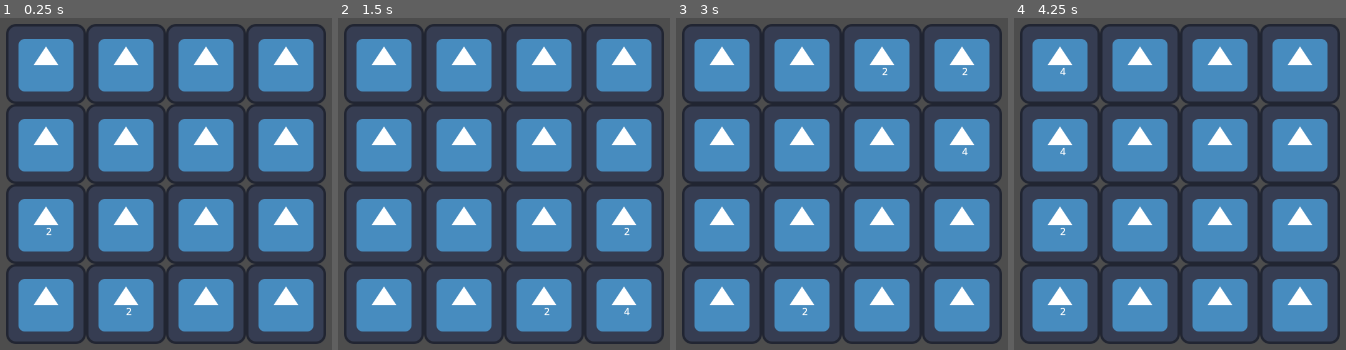
Above: before the commit, frames 1-4 (left to right).
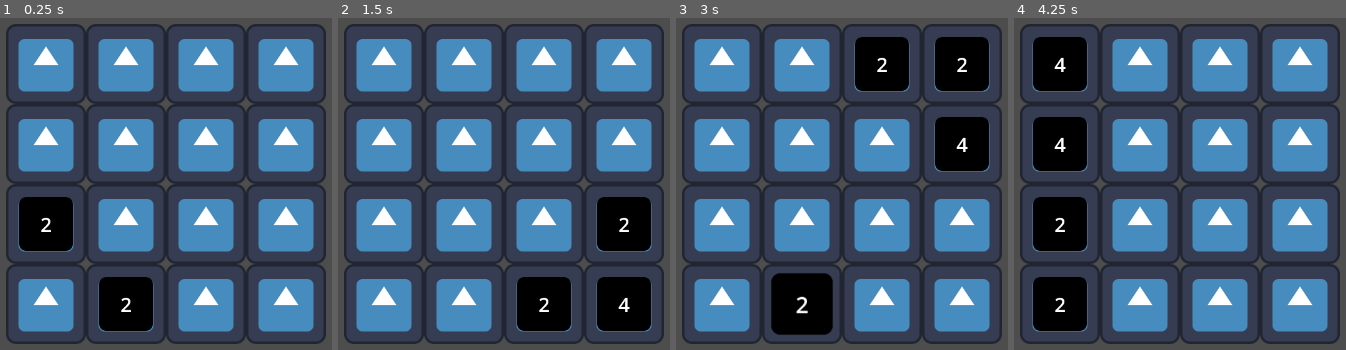
Above: after the commit, the same moments.

Repository: asa-kaya/2048TD
Game: Godot game, scene res://game.tscn
Same seed, same stepped clock (60 frames per second), same inputs: the game is played once before the commit and once after it. The engine's default icon, where the game draws it, is replaced by a stand-in: a white triangle on a blue panel in a dark square.
Inputs:
- Up to frame 1 (0.25 s): no input
- Up to frame 2 (1.5 s): tap Enter at 0.5 s; hold D (shift_right) 0.53-1.28 s; tap Space at 1.25 s; hold S (shift_down) from 1.28 s (still down)
- Up to frame 3 (3 s): tap Enter at 2 s; release S (shift_down) at 2.03 s; hold D (shift_right) 2.03-2.78 s; tap Space at 2.75 s; hold W (shift_up) from 2.78 s (still down)
- Up to frame 4 (4.25 s): tap Enter at 3.5 s; release W (shift_up) at 3.53 s; hold A (shift_left) from 3.53 s (still down)

The runs differ from the first frame. In frame 1, 5.2% of the frame differs, in the area x 5-47%, y 53-95%; in frame 2, 7.8%; in frame 3, 11%, in the area x 28-95%, y 5-96%; in frame 4, 10%.

Commit message:
added animations and cell values are clearer

Diff:
--- a/cell/cell.gd
+++ b/cell/cell.gd
@@ -21,7 +21,7 @@
 func get_neighbor(direction: Vector2) -> Cell:
 	return grid.get_neighbor_cell(self, direction)
 
-func update_object():
+func update_object(do_popout_animation: bool):
 	if object:
 		object.queue_free()
 		object = null
@@ -32,4 +32,10 @@
 	var idx := int(log(value) / log(2)) - 1
 
 	object = object_pool[idx].duplicate()
+	object.z_index = 2
 	add_child(object)
+
+	if do_popout_animation:
+		var popout_tween := get_tree().create_tween()
+		popout_tween.tween_property(object, "scale", scale * 1.2, 0.05)
+		popout_tween.tween_property(object, "scale", scale, 0.05)
--- a/game.tscn
+++ b/game.tscn
@@ -11,3 +11,4 @@
 
 [node name="Grid" parent="." instance=ExtResource("2_ano0u")]
 position = Vector2(640, 360)
+shift_duration = 0.05
--- a/game_manager.gd
+++ b/game_manager.gd
@@ -29,13 +29,13 @@
 func _unhandled_input(event):
 	var grid_has_shifted := false
 	if Input.is_action_just_pressed("shift_up"):
-		grid_has_shifted = grid.shift(Grid.Direction.UP)
+		grid_has_shifted = await grid.shift(Grid.Direction.UP)
 	elif Input.is_action_just_pressed("shift_left"):
-		grid_has_shifted = grid.shift(Grid.Direction.LEFT)
+		grid_has_shifted = await grid.shift(Grid.Direction.LEFT)
 	elif Input.is_action_just_pressed("shift_down"):
-		grid_has_shifted = grid.shift(Grid.Direction.DOWN)
+		grid_has_shifted = await grid.shift(Grid.Direction.DOWN)
 	elif Input.is_action_just_pressed("shift_right"):
-		grid_has_shifted = grid.shift(Grid.Direction.RIGHT)
+		grid_has_shifted = await grid.shift(Grid.Direction.RIGHT)
 
 	if grid_has_shifted:
 		grid.populate_random_empty_cell()
--- a/grid/grid.gd
+++ b/grid/grid.gd
@@ -3,6 +3,7 @@
 
 @export var cell_prefab: PackedScene
 @export var object_pool: Array[Node2D]
+@export var shift_duration: float = 1
 #@onready var test := preload("res://battleships/common/cell_item/tiles/sea/sea_tile.tscn")
 
 enum Direction { UP, LEFT, DOWN, RIGHT }
@@ -13,6 +14,9 @@
 var grid_height: int
 var reversed: bool
 
+var active_tweens: Array[Tween]
+
+signal all_tweens_finished
 
 func setup(grid_layout: Array[int], size: int, width: int, is_player: bool, reverse: bool = false):
 	self.grid_width = width
@@ -36,7 +40,7 @@
 		c.value = grid_layout[i]
 		add_child(c)
 
-		c.update_object()
+		c.update_object(true)
 
 
 func shift(direction: Direction) -> bool:
@@ -75,6 +79,7 @@
 		end_y =  - 1
 
 	var has_shifted = false
+	active_tweens = []
 	for x in range(start_x, end_x, scan_dir.x):
 		for y in range(start_y, end_y, scan_dir.y):
 			if try_shift_cell_at(Vector2i(x, y), shift_dir):
@@ -83,6 +88,8 @@
 	if has_shifted:
 		print("successfully shifted")
 		grid.map(func(cell): cell.can_merge = true)
+
+	await all_tweens_finished
 
 	return has_shifted
 
@@ -94,14 +101,26 @@
 
 	var destination_cell := get_last_valid_cell_in_direction(grid_position, direction, current_cell.value, current_cell)
 	if destination_cell and (current_cell != destination_cell) and (current_cell.value == destination_cell.value or destination_cell.value == 0):
-		if destination_cell.value != 0:
+		var cells_merged := destination_cell.value != 0
+		if cells_merged:
 			destination_cell.can_merge = false
 
 		destination_cell.value += current_cell.value
 		current_cell.value = 0
 
-		destination_cell.update_object()
-		current_cell.update_object()
+		# animate cell shifting
+		var tween := get_tree().create_tween()
+		var tween_duration := absf(current_cell.global_position.distance_to(destination_cell.global_position) / cell_size) * shift_duration
+		tween.tween_property(current_cell.object, "global_position", destination_cell.global_position, tween_duration)
+		tween.tween_callback(func():
+			destination_cell.update_object(cells_merged)
+			current_cell.update_object(true)
+			active_tweens.pop_back()
+
+			if active_tweens.size() <= 0:
+				all_tweens_finished.emit()
+		)
+		active_tweens.push_back(tween)
 
 		return true
 	else:
@@ -126,7 +145,7 @@
 	var randIdx := randi_range(0, empty_cells.size() - 1)
 
 	empty_cells[randIdx].value = 2
-	empty_cells[randIdx].update_object()
+	empty_cells[randIdx].update_object(true)
 
 func get_cell(x: int, y: int, supress_out_of_range: bool = false) -> Cell:
 	if not supress_out_of_range:
--- a/grid_objects/tower_1024.tscn
+++ b/grid_objects/tower_1024.tscn
@@ -1,8 +1,30 @@
-[gd_scene format=3 uid="uid://bwvnxwfrjxk0o"]
+[gd_scene load_steps=3 format=3 uid="uid://bwvnxwfrjxk0o"]
+
+[ext_resource type="Texture2D" uid="uid://bw3w17maqah88" path="res://icon.svg" id="1_agfyt"]
+
+[sub_resource type="LabelSettings" id="LabelSettings_c1836"]
+font_size = 32
 
 [node name="Tower1024" type="Node2D"]
 
+[node name="Sprite2D" type="Sprite2D" parent="."]
+modulate = Color(0, 0, 0, 1)
+scale = Vector2(0.67, 0.67)
+texture = ExtResource("1_agfyt")
+
 [node name="Label" type="Label" parent="."]
-offset_right = 40.0
-offset_bottom = 23.0
+anchors_preset = 8
+anchor_left = 0.5
+anchor_top = 0.5
+anchor_right = 0.5
+anchor_bottom = 0.5
+offset_left = -20.0
+offset_top = -11.5
+offset_right = 20.0
+offset_bottom = 11.5
+grow_horizontal = 2
+grow_vertical = 2
 text = "1024"
+label_settings = SubResource("LabelSettings_c1836")
+horizontal_alignment = 1
+vertical_alignment = 1
--- a/grid_objects/tower_128.tscn
+++ b/grid_objects/tower_128.tscn
@@ -1,7 +1,30 @@
-[gd_scene format=3 uid="uid://cve1f0gflob3j"]
+[gd_scene load_steps=3 format=3 uid="uid://cve1f0gflob3j"]
+
+[ext_resource type="Texture2D" uid="uid://bw3w17maqah88" path="res://icon.svg" id="1_8mf8t"]
+
+[sub_resource type="LabelSettings" id="LabelSettings_rwl0d"]
+font_size = 32
 
 [node name="Tower128" type="Node2D"]
 
+[node name="Sprite2D" type="Sprite2D" parent="."]
+modulate = Color(0, 0, 0, 1)
+scale = Vector2(0.67, 0.67)
+texture = ExtResource("1_8mf8t")
+
 [node name="Label" type="Label" parent="."]
-offset_right = 40.0
-offset_bottom = 23.0
+anchors_preset = 8
+anchor_left = 0.5
+anchor_top = 0.5
+anchor_right = 0.5
+anchor_bottom = 0.5
+offset_left = -20.0
+offset_top = -11.5
+offset_right = 20.0
+offset_bottom = 11.5
+grow_horizontal = 2
+grow_vertical = 2
+text = "128"
+label_settings = SubResource("LabelSettings_rwl0d")
+horizontal_alignment = 1
+vertical_alignment = 1
--- a/grid_objects/tower_16.tscn
+++ b/grid_objects/tower_16.tscn
@@ -1,8 +1,30 @@
-[gd_scene format=3 uid="uid://ugfm0hw7chwm"]
+[gd_scene load_steps=3 format=3 uid="uid://ugfm0hw7chwm"]
+
+[ext_resource type="Texture2D" uid="uid://bw3w17maqah88" path="res://icon.svg" id="1_xjyt8"]
+
+[sub_resource type="LabelSettings" id="LabelSettings_qdhix"]
+font_size = 32
 
 [node name="Tower16" type="Node2D"]
 
+[node name="Sprite2D" type="Sprite2D" parent="."]
+modulate = Color(0, 0, 0, 1)
+scale = Vector2(0.67, 0.67)
+texture = ExtResource("1_xjyt8")
+
 [node name="Label" type="Label" parent="."]
-offset_right = 40.0
-offset_bottom = 23.0
+anchors_preset = 8
+anchor_left = 0.5
+anchor_top = 0.5
+anchor_right = 0.5
+anchor_bottom = 0.5
+offset_left = -20.0
+offset_top = -11.5
+offset_right = 20.0
+offset_bottom = 11.5
+grow_horizontal = 2
+grow_vertical = 2
 text = "16"
+label_settings = SubResource("LabelSettings_qdhix")
+horizontal_alignment = 1
+vertical_alignment = 1
--- a/grid_objects/tower_2.tscn
+++ b/grid_objects/tower_2.tscn
@@ -1,8 +1,30 @@
-[gd_scene format=3 uid="uid://bn6x0n3cfc12o"]
+[gd_scene load_steps=3 format=3 uid="uid://bn6x0n3cfc12o"]
+
+[ext_resource type="Texture2D" uid="uid://bw3w17maqah88" path="res://icon.svg" id="1_ugdiy"]
+
+[sub_resource type="LabelSettings" id="LabelSettings_umlpg"]
+font_size = 32
 
 [node name="Tower2" type="Node2D"]
 
+[node name="Sprite2D" type="Sprite2D" parent="."]
+modulate = Color(0, 0, 0, 1)
+scale = Vector2(0.67, 0.67)
+texture = ExtResource("1_ugdiy")
+
 [node name="Label" type="Label" parent="."]
-offset_right = 40.0
-offset_bottom = 23.0
+anchors_preset = 8
+anchor_left = 0.5
+anchor_top = 0.5
+anchor_right = 0.5
+anchor_bottom = 0.5
+offset_left = -20.0
+offset_top = -11.5
+offset_right = 20.0
+offset_bottom = 11.5
+grow_horizontal = 2
+grow_vertical = 2
 text = "2"
+label_settings = SubResource("LabelSettings_umlpg")
+horizontal_alignment = 1
+vertical_alignment = 1
--- a/grid_objects/tower_2048.tscn
+++ b/grid_objects/tower_2048.tscn
@@ -1,8 +1,30 @@
-[gd_scene format=3 uid="uid://bq2n3sow1qhdr"]
+[gd_scene load_steps=3 format=3 uid="uid://bq2n3sow1qhdr"]
+
+[ext_resource type="Texture2D" uid="uid://bw3w17maqah88" path="res://icon.svg" id="1_j7ptd"]
+
+[sub_resource type="LabelSettings" id="LabelSettings_thso5"]
+font_size = 32
 
 [node name="Tower2048" type="Node2D"]
 
+[node name="Sprite2D" type="Sprite2D" parent="."]
+modulate = Color(0, 0, 0, 1)
+scale = Vector2(0.67, 0.67)
+texture = ExtResource("1_j7ptd")
+
 [node name="Label" type="Label" parent="."]
-offset_right = 40.0
-offset_bottom = 23.0
+anchors_preset = 8
+anchor_left = 0.5
+anchor_top = 0.5
+anchor_right = 0.5
+anchor_bottom = 0.5
+offset_left = -20.0
+offset_top = -11.5
+offset_right = 20.0
+offset_bottom = 11.5
+grow_horizontal = 2
+grow_vertical = 2
 text = "2048"
+label_settings = SubResource("LabelSettings_thso5")
+horizontal_alignment = 1
+vertical_alignment = 1
--- a/grid_objects/tower_256.tscn
+++ b/grid_objects/tower_256.tscn
@@ -1,8 +1,30 @@
-[gd_scene format=3 uid="uid://84usq35p7u7t"]
+[gd_scene load_steps=3 format=3 uid="uid://84usq35p7u7t"]
+
+[ext_resource type="Texture2D" uid="uid://bw3w17maqah88" path="res://icon.svg" id="1_24urr"]
+
+[sub_resource type="LabelSettings" id="LabelSettings_h2k2y"]
+font_size = 32
 
 [node name="Tower256" type="Node2D"]
 
+[node name="Sprite2D" type="Sprite2D" parent="."]
+modulate = Color(0, 0, 0, 1)
+scale = Vector2(0.67, 0.67)
+texture = ExtResource("1_24urr")
+
 [node name="Label" type="Label" parent="."]
-offset_right = 40.0
-offset_bottom = 23.0
+anchors_preset = 8
+anchor_left = 0.5
+anchor_top = 0.5
+anchor_right = 0.5
+anchor_bottom = 0.5
+offset_left = -20.0
+offset_top = -11.5
+offset_right = 20.0
+offset_bottom = 11.5
+grow_horizontal = 2
+grow_vertical = 2
 text = "256"
+label_settings = SubResource("LabelSettings_h2k2y")
+horizontal_alignment = 1
+vertical_alignment = 1
--- a/grid_objects/tower_32.tscn
+++ b/grid_objects/tower_32.tscn
@@ -1,8 +1,30 @@
-[gd_scene format=3 uid="uid://bcuvcifdk8aje"]
+[gd_scene load_steps=3 format=3 uid="uid://bcuvcifdk8aje"]
+
+[ext_resource type="Texture2D" uid="uid://bw3w17maqah88" path="res://icon.svg" id="1_tph0b"]
+
+[sub_resource type="LabelSettings" id="LabelSettings_68yee"]
+font_size = 32
 
 [node name="Tower32" type="Node2D"]
 
+[node name="Sprite2D" type="Sprite2D" parent="."]
+modulate = Color(0, 0, 0, 1)
+scale = Vector2(0.67, 0.67)
+texture = ExtResource("1_tph0b")
+
 [node name="Label" type="Label" parent="."]
-offset_right = 40.0
-offset_bottom = 23.0
+anchors_preset = 8
+anchor_left = 0.5
+anchor_top = 0.5
+anchor_right = 0.5
+anchor_bottom = 0.5
+offset_left = -20.0
+offset_top = -11.5
+offset_right = 20.0
+offset_bottom = 11.5
+grow_horizontal = 2
+grow_vertical = 2
 text = "32"
+label_settings = SubResource("LabelSettings_68yee")
+horizontal_alignment = 1
+vertical_alignment = 1
--- a/grid_objects/tower_4.tscn
+++ b/grid_objects/tower_4.tscn
@@ -1,8 +1,30 @@
-[gd_scene format=3 uid="uid://cwv43kjvruv0u"]
+[gd_scene load_steps=3 format=3 uid="uid://cwv43kjvruv0u"]
+
+[ext_resource type="Texture2D" uid="uid://bw3w17maqah88" path="res://icon.svg" id="1_4wlmb"]
+
+[sub_resource type="LabelSettings" id="LabelSettings_82okb"]
+font_size = 32
 
 [node name="Tower4" type="Node2D"]
 
+[node name="Sprite2D" type="Sprite2D" parent="."]
+modulate = Color(0, 0, 0, 1)
+scale = Vector2(0.67, 0.67)
+texture = ExtResource("1_4wlmb")
+
 [node name="Label" type="Label" parent="."]
-offset_right = 40.0
-offset_bottom = 23.0
+anchors_preset = 8
+anchor_left = 0.5
+anchor_top = 0.5
+anchor_right = 0.5
+anchor_bottom = 0.5
+offset_left = -20.0
+offset_top = -11.5
+offset_right = 20.0
+offset_bottom = 11.5
+grow_horizontal = 2
+grow_vertical = 2
 text = "4"
+label_settings = SubResource("LabelSettings_82okb")
+horizontal_alignment = 1
+vertical_alignment = 1
--- a/grid_objects/tower_512.tscn
+++ b/grid_objects/tower_512.tscn
@@ -1,8 +1,30 @@
-[gd_scene format=3 uid="uid://dqv80kjg1k3g8"]
+[gd_scene load_steps=3 format=3 uid="uid://dqv80kjg1k3g8"]
+
+[ext_resource type="Texture2D" uid="uid://bw3w17maqah88" path="res://icon.svg" id="1_qpbc7"]
+
+[sub_resource type="LabelSettings" id="LabelSettings_d0k8r"]
+font_size = 32
 
 [node name="Tower512" type="Node2D"]
 
+[node name="Sprite2D" type="Sprite2D" parent="."]
+modulate = Color(0, 0, 0, 1)
+scale = Vector2(0.67, 0.67)
+texture = ExtResource("1_qpbc7")
+
 [node name="Label" type="Label" parent="."]
-offset_right = 40.0
-offset_bottom = 23.0
+anchors_preset = 8
+anchor_left = 0.5
+anchor_top = 0.5
+anchor_right = 0.5
+anchor_bottom = 0.5
+offset_left = -20.0
+offset_top = -11.5
+offset_right = 20.0
+offset_bottom = 11.5
+grow_horizontal = 2
+grow_vertical = 2
 text = "512"
+label_settings = SubResource("LabelSettings_d0k8r")
+horizontal_alignment = 1
+vertical_alignment = 1
--- a/grid_objects/tower_64.tscn
+++ b/grid_objects/tower_64.tscn
@@ -1,8 +1,30 @@
-[gd_scene format=3 uid="uid://diefk4f8rmvd8"]
+[gd_scene load_steps=3 format=3 uid="uid://diefk4f8rmvd8"]
+
+[ext_resource type="Texture2D" uid="uid://bw3w17maqah88" path="res://icon.svg" id="1_iqcm8"]
+
+[sub_resource type="LabelSettings" id="LabelSettings_87oik"]
+font_size = 32
 
 [node name="Tower64" type="Node2D"]
 
+[node name="Sprite2D" type="Sprite2D" parent="."]
+modulate = Color(0, 0, 0, 1)
+scale = Vector2(0.67, 0.67)
+texture = ExtResource("1_iqcm8")
+
 [node name="Label" type="Label" parent="."]
-offset_right = 40.0
-offset_bottom = 23.0
+anchors_preset = 8
+anchor_left = 0.5
+anchor_top = 0.5
+anchor_right = 0.5
+anchor_bottom = 0.5
+offset_left = -20.0
+offset_top = -11.5
+offset_right = 20.0
+offset_bottom = 11.5
+grow_horizontal = 2
+grow_vertical = 2
 text = "64"
+label_settings = SubResource("LabelSettings_87oik")
+horizontal_alignment = 1
+vertical_alignment = 1
--- a/grid_objects/tower_8.tscn
+++ b/grid_objects/tower_8.tscn
@@ -1,8 +1,30 @@
-[gd_scene format=3 uid="uid://c6skigau7brau"]
+[gd_scene load_steps=3 format=3 uid="uid://c6skigau7brau"]
+
+[ext_resource type="Texture2D" uid="uid://bw3w17maqah88" path="res://icon.svg" id="1_nl77n"]
+
+[sub_resource type="LabelSettings" id="LabelSettings_4d341"]
+font_size = 32
 
 [node name="Tower8" type="Node2D"]
 
+[node name="Sprite2D" type="Sprite2D" parent="."]
+modulate = Color(0, 0, 0, 1)
+scale = Vector2(0.67, 0.67)
+texture = ExtResource("1_nl77n")
+
 [node name="Label" type="Label" parent="."]
-offset_right = 40.0
-offset_bottom = 23.0
+anchors_preset = 8
+anchor_left = 0.5
+anchor_top = 0.5
+anchor_right = 0.5
+anchor_bottom = 0.5
+offset_left = -20.0
+offset_top = -11.5
+offset_right = 20.0
+offset_bottom = 11.5
+grow_horizontal = 2
+grow_vertical = 2
 text = "8"
+label_settings = SubResource("LabelSettings_4d341")
+horizontal_alignment = 1
+vertical_alignment = 1
